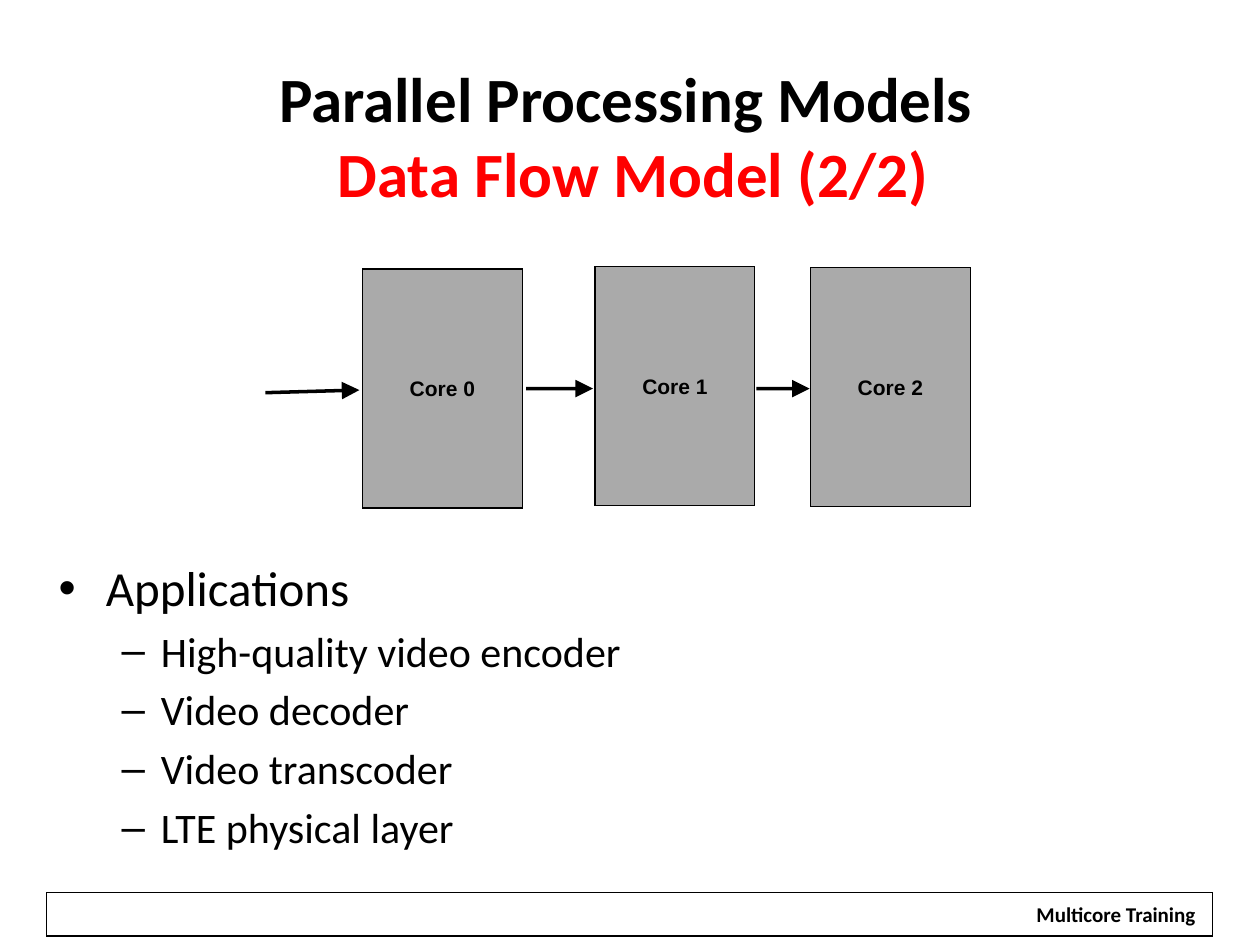
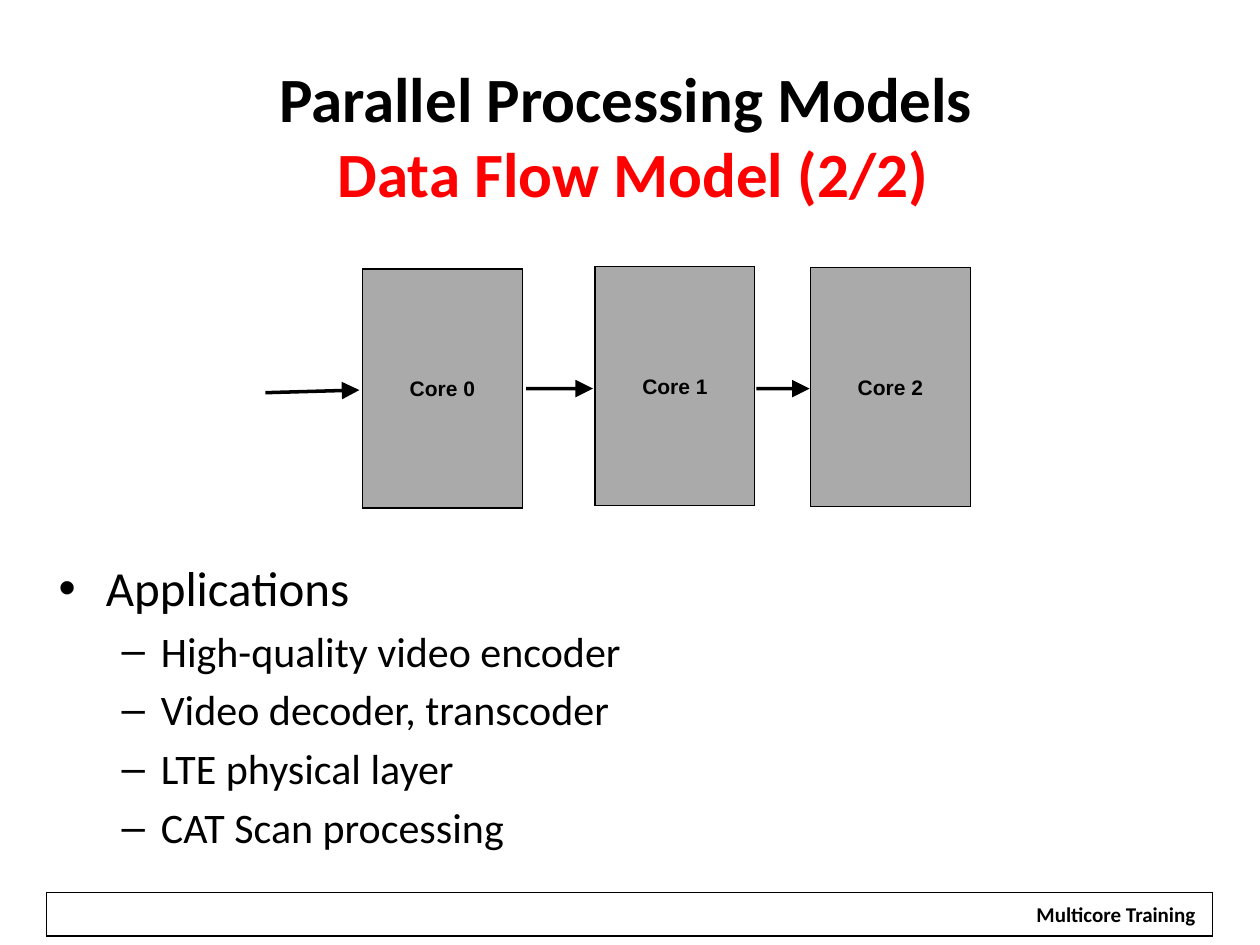
Before and after one commit to hari1989/keystone-workshop, a slide deck: slide 10 of slides/KeyStone Multicore Design.pptx. Drawn at 1260x945 pixels with LibreOffice and Linux fonts; fonts in the diff are those of the drawing; background and template pictures are left out. Boxes give left, top, right and bottom in pixels: in the first picture for what was removed or moved away, otherwise in the second. Text is boxed around its words. In the diff, an @@ line names an element or a change of style, - is before the commit and + after.

```diff
--- a/slides/KeyStone Multicore Design.pptx
+++ b/slides/KeyStone Multicore Design.pptx
@@ text at (161,695,609,730): text changed @@
-  – Video decoder
-  – Video transcoder
+  – Video decoder, transcoder
@@ text at (161,814,504,851): paragraph added @@
+  – CAT Scan processing
```
Also in this commit, not shown: 14 other slides changed, 2 slides removed.
